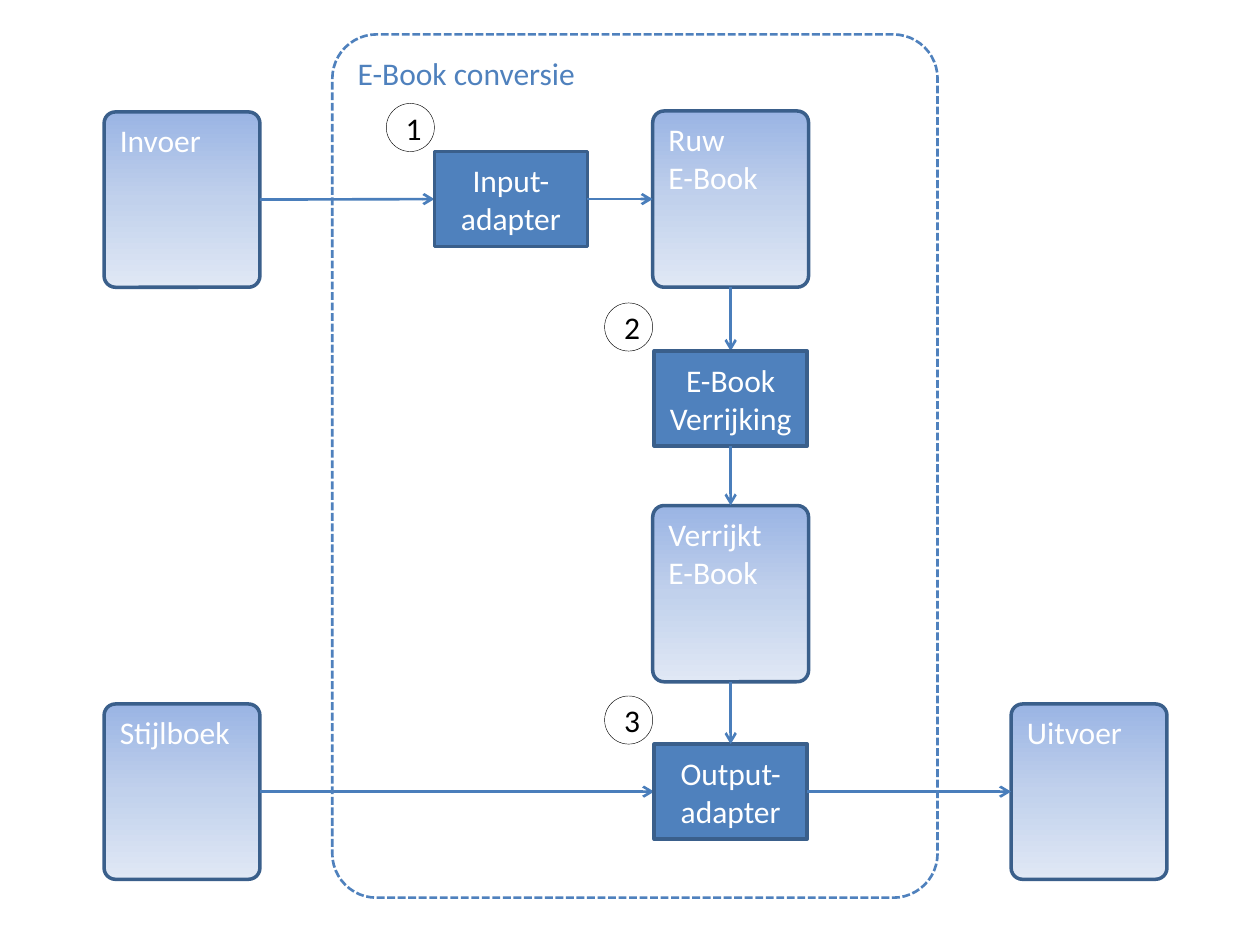
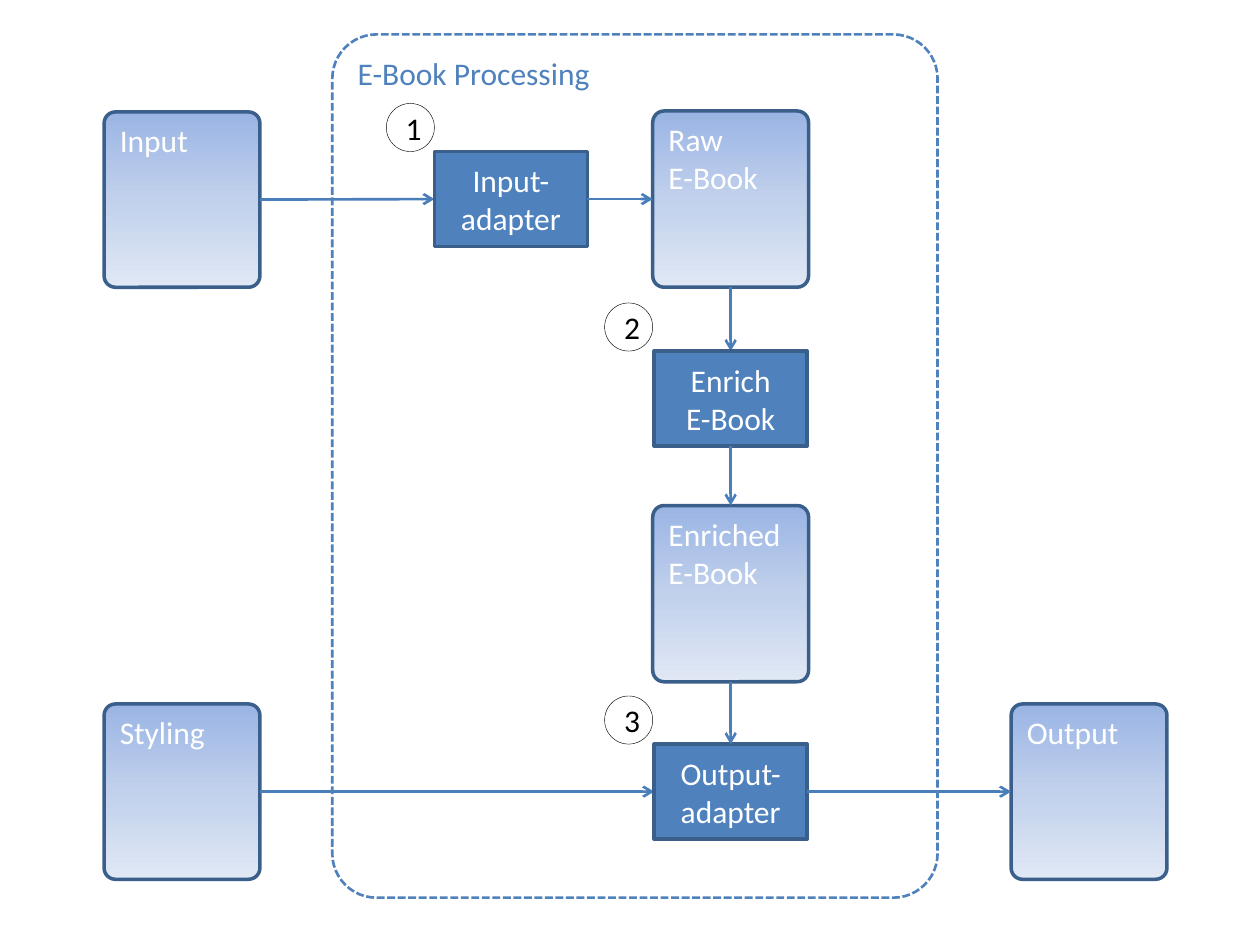
Before and after one commit to grtjn/xproc-ebook-conv, a slide deck: slide 2 of TEI to ePub.pptx. Drawn at 1260x945 pixels with LibreOffice and Linux fonts; fonts in the diff are those of the drawing. Boxes give left, top, right and bottom in pixels: in the first picture for what was removed or moved away, otherwise in the second. Text is boxed around its words. In the diff, an @@ line names an element or a change of style, - is before the commit and + after.

```diff
--- a/TEI to ePub.pptx
+++ b/TEI to ePub.pptx
@@ text in rounded rectangle at (x1=358, y1=63, x2=589, y2=91): text changed @@
-E-Book conversie
+E-Book Processing
@@ text in rounded rectangle at (x1=120, y1=132, x2=188, y2=157): text changed @@
-Invoer
+Input
@@ text in rounded rectangle at (x1=668, y1=131, x2=722, y2=151): text changed @@
-Ruw
+Raw
@@ text in rectangle at (x1=691, y1=370, x2=771, y2=392): paragraph added @@
+Enrich
@@ text in rectangle at (x1=670, y1=408, x2=791, y2=436): paragraph removed @@
-Verrijking
@@ text in rounded rectangle at (x1=668, y1=524, x2=780, y2=546): text changed @@
-Verrijkt
+Enriched
@@ text in rounded rectangle at (x1=120, y1=722, x2=205, y2=749): text changed @@
-Stijlboek
+Styling
@@ text in rounded rectangle at (x1=1027, y1=724, x2=1118, y2=749): text changed @@
-Uitvoer
+Output
```
Also in this commit, not shown: 2 slides removed, 1 other file.
